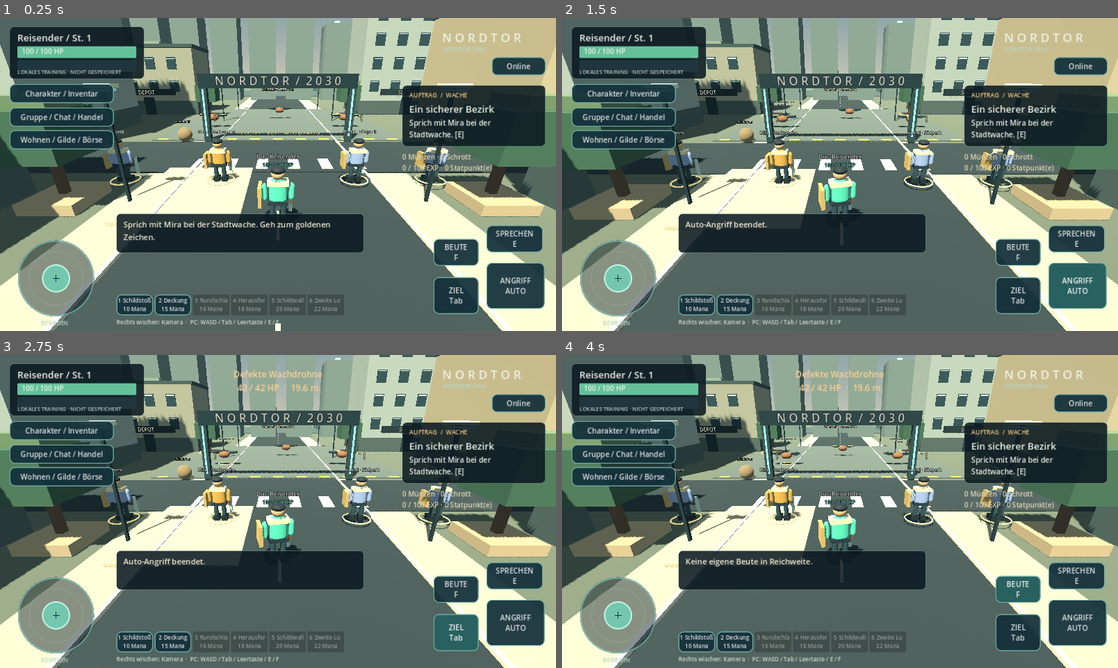
Above: before the commit, frames 1-4 (two rows, left to right).
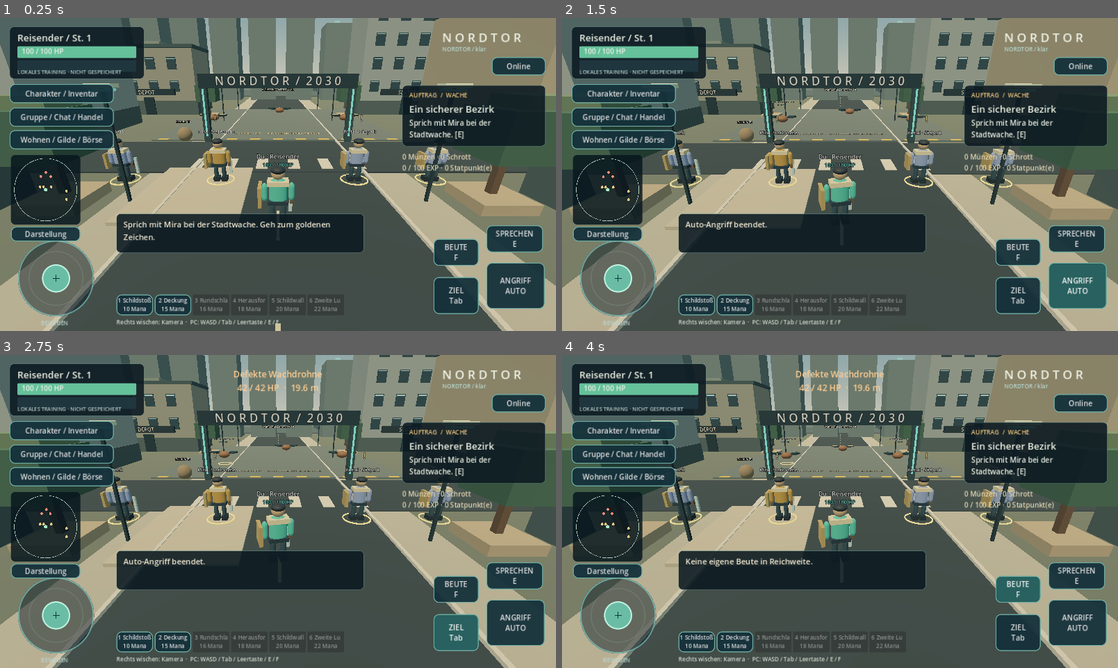
Above: after the commit, the same moments.

Repository: NeoGoku/MMORPG-2030
Game: Godot game, scene res://scenes/main.tscn
Same seed, same stepped clock (60 frames per second), same inputs: the game is played once before the commit and once after it.
Inputs (mouse positions are in pixels of both pictures, inside the frame that each line leads up to):
- Up to frame 1 (0.25 s): no input
- Up to frame 2 (1.5 s): click (606, 233) at 0.5 s, where only the run after the commit has a clickable "Darstellung"; click "ANGRIFF AUTO" at 1.25 s
- Up to frame 3 (2.75 s): click "ZIEL Tab" at 2 s
- Up to frame 4 (4 s): click "SPRECHEN E" at 2.75 s; click "BEUTE F" at 3.5 s

The runs differ from the first frame. In frame 1, 46% of the frame differs, in the area x 0-100%, y 0-100%; in frame 2, 46%; in frame 3, 46%; in frame 4, 46%.

Commit message:
feat: add minimap visible character variation and mobile quality profiles

Diff:
--- a/Client/scripts/actor.gd
+++ b/Client/scripts/actor.gd
@@ -27,6 +27,7 @@
 var _attack_serial := 0
 var _hurt_serial := 0
 var floating: Array = []
+static var draw_distance:=60.0
 static var materials: Dictionary = {}
 
 func _ready() -> void:
@@ -175,7 +176,7 @@
                     if node and key=="head":node.material_override=_material(skin,false);node.scale.x=.42+.04*int(parts[1])
                 var hair=model.get_node_or_null("hair")
                 if hair:hair.scale.y=.18+.07*int(parts[3]);hair.material_override=_material([Color("292a32"),Color("9c744b"),Color("b7bec4"),Color("583d61")][int(parts[3])],false)
-                model.scale=Vector3(1+.05*int(parts[2]),.94+.04*int(parts[2]),1)
+                model.scale=Vector3((.94 if parts[0]=="female" else 1.0)+.05*int(parts[2]),.94+.04*int(parts[2]),1)
                 var tattoo=model.get_node_or_null("tattoo")
                 if tattoo:tattoo.queue_free()
                 if int(parts[5])>0:_part(model,"tattoo",BoxMesh.new(),Vector3(.29,1.54,-.23),Vector3(.1,.06*int(parts[5]),.03),Color("3e6e7c"))
@@ -209,7 +210,7 @@
     var camera:=get_viewport().get_camera_3d()
     if camera:
         var distance:=global_position.distance_to(camera.global_position)
-        model.visible=distance<60
+        model.visible=distance<draw_distance
         name_label.visible=distance<28 and not dead
         hp_label.visible=distance<28 and not dead
     timer += delta
--- /dev/null
+++ b/Client/scripts/graphics_options.gd
@@ -0,0 +1,21 @@
+extends Panel
+signal quality_changed(distance: float,shadows: bool)
+const TouchAction=preload("res://scripts/touch_action.gd")
+var profile:=1
+func _ready() -> void:
+    position=Vector2(330,150);size=Vector2(620,360);z_index=30
+    var style:=StyleBoxFlat.new();style.bg_color=Color("102b36");style.set_corner_radius_all(12);add_theme_stylebox_override("panel",style)
+    var label:=Label.new();label.text="DARSTELLUNG / LEISTUNG";label.position=Vector2(24,24);label.add_theme_font_size_override("font_size",24);add_child(label)
+    var y:=80
+    for preset in ["Sparsam · 30 FPS / 75 % Auflösung / kurze Sicht","Ausgewogen · 60 FPS / volle Auflösung","Weite Sicht · 60 FPS / Schatten"]:
+        var index: int=(y-80)/58
+        var button=TouchAction.new();button.text=preset;button.position=Vector2(20,y);button.size=Vector2(580,48);button.pressed.connect(func():apply_profile(index));add_child(button);y+=58
+    var close=TouchAction.new();close.text="Schließen";close.position=Vector2(20,280);close.size=Vector2(580,48);close.pressed.connect(hide);add_child(close)
+    var config:=ConfigFile.new()
+    if config.load("user://graphics.cfg")==OK:profile=clampi(int(config.get_value("graphics","profile",1)),0,2)
+    apply_profile.call_deferred(profile);hide()
+func apply_profile(index: int) -> void:
+    profile=clampi(index,0,2);Engine.max_fps=30 if profile==0 else 60
+    get_viewport().scaling_3d_scale=.75 if profile==0 else 1.0
+    quality_changed.emit([35.0,60.0,90.0][profile],profile==2)
+    var config:=ConfigFile.new();config.set_value("graphics","profile",profile);config.save("user://graphics.cfg")
--- a/Client/scripts/main.gd
+++ b/Client/scripts/main.gd
@@ -4,6 +4,10 @@
 const Practice = preload("res://scripts/practice.gd")
 const Actor = preload("res://scripts/actor.gd")
 const SocialPanel = preload("res://scripts/social_panel.gd")
+const Minimap=preload("res://scripts/minimap.gd")
+var minimap=Minimap.new()
+const GraphicsOptions=preload("res://scripts/graphics_options.gd")
+var graphics_options=GraphicsOptions.new()
 var social_panel = SocialPanel.new()
 const CommunityPanel=preload("res://scripts/community_panel.gd")
 const CommunityCity=preload("res://scripts/community_city.gd")
@@ -47,6 +51,14 @@
     hud.action_requested.connect(_action)
     hud.connect_requested.connect(_connect)
     hud.practice_requested.connect(_start_practice)
+    hud.add_child(graphics_options)
+    graphics_options.quality_changed.connect(func(distance: float,shadows: bool):
+        Actor.draw_distance=distance
+        camera.far=distance+40
+        $DirectionalLight3D.shadow_enabled=shadows)
+    var options_button=hud._button(hud,"Darstellung",Rect2(25,480,160,34),"online")
+    options_button.pressed.connect(func():graphics_options.visible=not graphics_options.visible)
+    hud.add_child(minimap)
     hud.add_child(menu)
     hud.character_menu = menu
     menu.intent.connect(_intent)
@@ -132,7 +144,7 @@
 
 func _physics_process(delta: float) -> void:
     var input := Vector2.ZERO
-    if not hud.online_panel.visible and not menu.visible and not social_panel.visible and not community_panel.visible:
+    if not hud.online_panel.visible and not menu.visible and not social_panel.visible and not community_panel.visible and not graphics_options.visible:
         input = hud.joystick.direction
         input += Vector2(float(Input.is_physical_key_pressed(KEY_D) or Input.is_physical_key_pressed(KEY_RIGHT))-float( …(254 unchanged characters)…
     if not DisplayServer.window_is_focused():
@@ -169,7 +181,15 @@
     _sync_actors(state.monsters, monsters, "monster", selected)
     _sync_loot(state.loot)
     _sync_pets(state.get("pets",[]))
-    _sync_summons(state.get("summons",[]))
+    var all_summons: Array=state.get("summons",[]).duplicate()
+    for match_data in state.get("arena",{}).get("matches",[]):
+        for key in match_data.get("effects",{}):
+            if str(key).begins_with("summon:") and match_data.effects[key]>float(state.tick)/20:
+                var owner: String=str(key).trim_prefix("summon:")
+                for actor_state in state.players:
+                    if actor_state.id==owner:all_summons.append({"owner":owner,"kind":"wolf","x":actor_state.x+1,"z":actor_state.z,"hp":60,"maxHp":60,"remaining":10})
+    _sync_summons(all_summons)
+    minimap.update_world(state,local_player)
     social_panel.update_state(state,online)
     community_panel.update_state(state,online)
     if not local_player.is_empty():community_city.update_world(state,Vector3(local_player.x,0,local_player.z))
@@ -264,7 +284,7 @@
         _receive_world(practice.snapshot())
 
 func _unhandled_input(event: InputEvent) -> void:
-    if event is InputEventKey and event.pressed and not event.echo and not hud.online_panel.visible and not menu.visible and not social_panel.visible and not community_panel.visible:
+    if event is InputEventKey and event.pressed and not event.echo and not hud.online_panel.visible and not menu.visible and not social_panel.visible and not community_panel.visible and not graphics_options.visible:
         match event.physical_keycode:
             KEY_TAB: _action("target"); get_viewport().set_input_as_handled()
             KEY_SPACE: _action("attack")
@@ -371,6 +391,17 @@
         add_child(label)
 
 func _cast_slot(index: int) -> void:
+    if online:
+        for match_state in world.get("arena",{}).get("matches",[]):
+            if match_state.hp.has(local_id):
+                var skills: Array=world.get("self",{}).get("character",{}).get("skills",[])
+                if index>=0 and index<skills.size():
+                    var opponents: Array=match_state.b if local_id in match_state.a else match_state.a
+                    var enemy: String=""
+                    for id in opponents:
+                        if match_state.hp[id]>0:enemy=id;break
+                    network.action("arena_skill",skills[index].id,enemy)
+                return
     var character: Dictionary=world.get("self",{}).get("character",{})
     if index>=0 and index<character.get("skills",[]).size():_intent("skill",character.skills[index].id)
 
--- /dev/null
+++ b/Client/scripts/minimap.gd
@@ -0,0 +1,24 @@
+extends Control
+var state: Dictionary={}
+var player: Dictionary={}
+var radius:=45.0
+var destination:=Vector2.INF
+func _ready() -> void:
+    position=Vector2(25,315);size=Vector2(160,160);mouse_filter=Control.MOUSE_FILTER_IGNORE
+func update_world(value: Dictionary,own: Dictionary) -> void:state=value;player=own;queue_redraw()
+func point(x: float,z: float) -> Vector2:return Vector2(80,80)+Vector2(x-float(player.get("x",0)),z-float(player.get("z",0)))/radius*72
+func _draw() -> void:
+    draw_style_box(style(),Rect2(Vector2.ZERO,size));draw_arc(Vector2(80,80),72,0,TAU,48,Color("b8d3c1"),1)
+    for group in ["players","monsters"]:
+        for entity in state.get(group,[]):
+            var pos:=point(entity.x,entity.z)
+            if pos.distance_to(Vector2(80,80))<72:draw_circle(pos,3,Color("f08e74") if group=="monsters" else Color("7eb4dc"))
+    for marker in [Vector2(-3,6),Vector2(8,6),Vector2(-8,6),Vector2(30,24),Vector2(30,12)]:
+        var pos:=point(marker.x,marker.y)
+        if pos.distance_to(Vector2(80,80))<72:draw_circle(pos,3,Color("eac982"))
+    draw_circle(Vector2(80,80),4,Color("a7f1cb"))
+    if destination!=Vector2.INF:
+        var vector:=point(destination.x,destination.y)-Vector2(80,80)
+        draw_line(Vector2(80,80),Vector2(80,80)+vector.limit_length(69),Color("fff1a1"),2)
+func style() -> StyleBoxFlat:
+    var box:=StyleBoxFlat.new();box.bg_color=Color(.03,.09,.12,.85);box.set_corner_radius_all(10);return box
--- a/Client/scripts/progression.gd
+++ b/Client/scripts/progression.gd
@@ -137,7 +137,7 @@
         "craft":
             if near("workbench") and catalog.recipes.has(target):
                 var recipe: Dictionary = catalog.recipes[target]
-                var enough := true
+                var enough: bool=1+int(professions.get(recipe.profession,0))/int(catalog.professionLevelXp)>=int(recipe.get("minProfessionLevel",1))
                 for item in recipe.inputs:
                     if inventory.get(item,0) < recipe.inputs[item]: enough = false
                 if enough:
@@ -153,7 +153,7 @@
                     else: inventory = previous
         "gather":
             for node in catalog.nodes:
-                if node.id == target and Vector2(p.x-node.x,p.z-node.z).length() <= 3 and cooldowns.get("gather:"+target,0)<=0 and add(node.item,1):
+                if node.id == target and 1+int(professions.get(node.profession,0))/int(catalog.professionLevelXp)>=int(node.get("minProfessionLevel",1)) and Vector2(p.x-node.x,p.z-node.z).length() <= 3 and cooldowns.get("gather:"+target,0)<=0 and add(node.item,1):
                     professions[node.profession] += catalog.professionGatherXp
                     farm_xp += 10
                     cooldowns["gather:"+target] = 5.0
